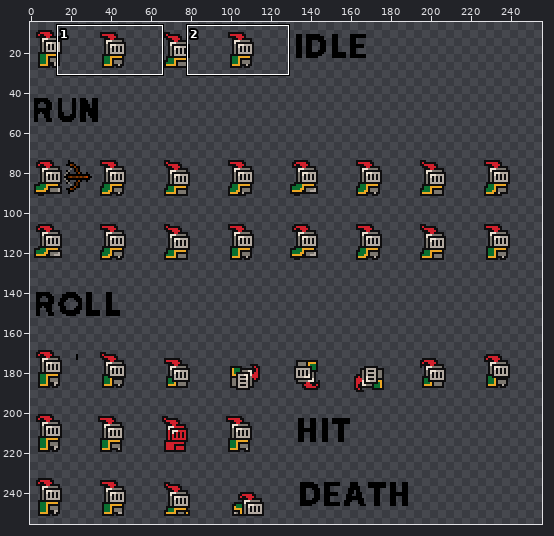
Sprite sheet -- assets/sprites/knight-bow.png. Above: a wide view before the commit, with the close-up outlined.
Close-up. Old version:
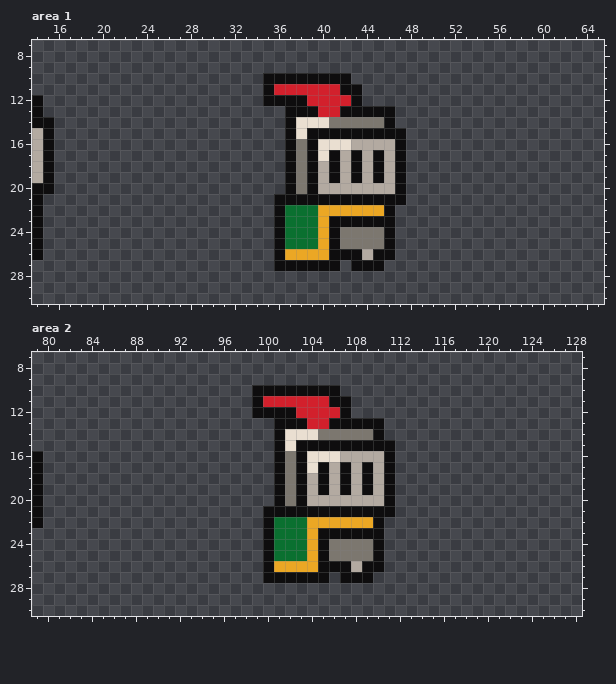
The file is 256x256 pixels. Shown: area 1: x 14..65, y 7..30; area 2: x 79..128, y 7..30. The old version is drawn lined up with the new one. The wide view leaves out empty margins. The commit also changed other parts of the picture, which this record leaves out.
And afterwards:
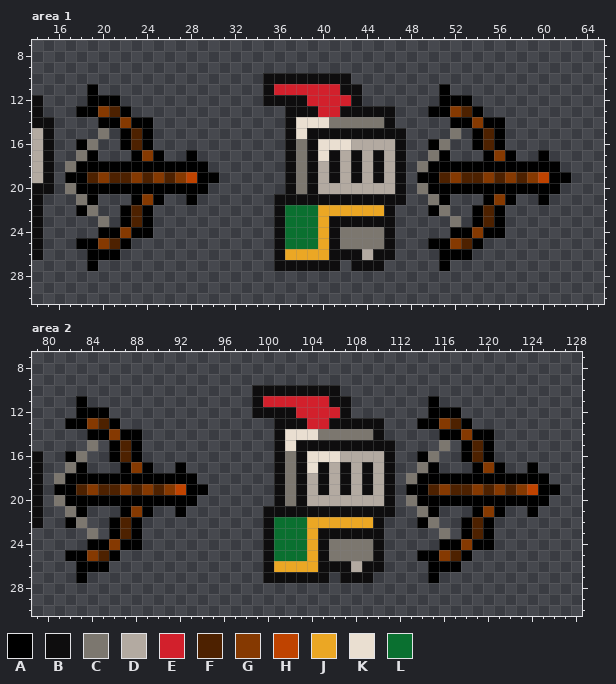
Palette (. is transparent): A #000000  B #0e0d0e  C #7c776f  D #b3aaa1  E #d2202c  F #4d2100  G #853901  H #bf4300  J #eba724  K #eadfd1  L #0a7030
Changes in this commit:
whole drawing moved by -6,+0 (the old picture is shown already moved)
Area 1:
Colour A is added in row 11 at x 19 and 51; in row 12 at x 19 to 21 and 51 to 53; in row 13 at x 18 to 19, 22, 50 to 51 and 54; in row 14 at x 20 to 21, 23 to 24, 52 to 53 and 55 to 56; in row 15 at x 22, 24, 54 and 56; in row 16 at x 18, 22, 24, 50, 54 and 56.
Colour A is added in row 17 at x 19, 23, 25, 28, 51, 55, 57 and 60; in row 18 at x 18 to 29 and 50 to 61; in row 19 at x 17 to 18, 29 to 30, 49 to 50 and 61 to 62; in row 20 at x 18 to 29 and 50 to 61; in row 21 at x 19, 23, 25, 28, 51, 55, 57 and 60; in row 22 at x 18, 22, 24, 50, 54 and 56.
Colour A is added in row 23 at x 22, 24, 54 and 56; in row 24 at x 20 to 21, 23 to 24, 52 to 53 and 55 to 56; in row 25 at x 18 to 19, 22, 50 to 51 and 54; in row 26 at x 19 to 21 and 51 to 53; in row 27 at x 19 and 51.
Colour C is added in row 15 at x 20 and 52; in row 16 at x 19 and 51; in row 17 at x 18 and 50; in row 18 at x 17 and 49; in row 20 at x 17 and 49; in row 21 at x 18 and 50.
Colour C is added in row 22 at x 19 and 51; in row 23 at x 20 and 52.
Colour F is added in row 13 at x 21 and 53; in rows 15 to 16 at x 23 and 55; in row 19 at x 19, 21 to 22, 24, 26, 51, 53 to 54, 56 and 58; in rows 22 to 23 at x 23 and 55; in row 25 at x 21 and 53.
Colour G is added in row 13 at x 20 and 52; in row 14 at x 22 and 54; in row 17 at x 24 and 56; in row 19 at x 20, 23, 25, 27, 52, 55, 57 and 59; in row 21 at x 24 and 56; in row 24 at x 22 and 54.
Colour G is added in row 25 at x 20 and 52.
Colour H is added in row 19 at x 28 and 60.
Area 2:
Colour A is added in row 11 at x 83 and 115; in row 12 at x 83 to 85 and 115 to 117; in row 13 at x 82 to 83, 86, 114 to 115 and 118; in row 14 at x 84 to 85, 87 to 88, 116 to 117 and 119 to 120; in row 15 at x 86, 88, 118 and 120; in row 16 at x 82, 86, 88, 114, 118 and 120.
Colour A is added in row 17 at x 83, 87, 89, 92, 115, 119, 121 and 124; in row 18 at x 82 to 93 and 114 to 125; in row 19 at x 81 to 82, 93 to 94, 113 to 114 and 125 to 126; in row 20 at x 82 to 93 and 114 to 125; in row 21 at x 83, 87, 89, 92, 115, 119, 121 and 124; in row 22 at x 82, 86, 88, 114, 118 and 120.
Colour A is added in row 23 at x 86, 88, 118 and 120; in row 24 at x 84 to 85, 87 to 88, 116 to 117 and 119 to 120; in row 25 at x 82 to 83, 86, 114 to 115 and 118; in row 26 at x 83 to 85 and 115 to 117; in row 27 at x 83 and 115.
Colour C is added in row 15 at x 84 and 116; in row 16 at x 83 and 115; in row 17 at x 82 and 114; in row 18 at x 81 and 113; in row 20 at x 81 and 113; in row 21 at x 82 and 114.
Colour C is added in row 22 at x 83 and 115; in row 23 at x 84 and 116.
Colour F is added in row 13 at x 85 and 117; in rows 15 to 16 at x 87 and 119; in row 19 at x 83, 85 to 86, 88, 90, 115, 117 to 118, 120 and 122; in rows 22 to 23 at x 87 and 119; in row 25 at x 85 and 117.
Colour G is added in row 13 at x 84 and 116; in row 14 at x 86 and 118; in row 17 at x 88 and 120; in row 19 at x 84, 87, 89, 91, 116, 119, 121 and 123; in row 21 at x 88 and 120; in row 24 at x 86 and 118.
Colour G is added in row 25 at x 84 and 116.
Colour H is added in row 19 at x 92 and 124.
